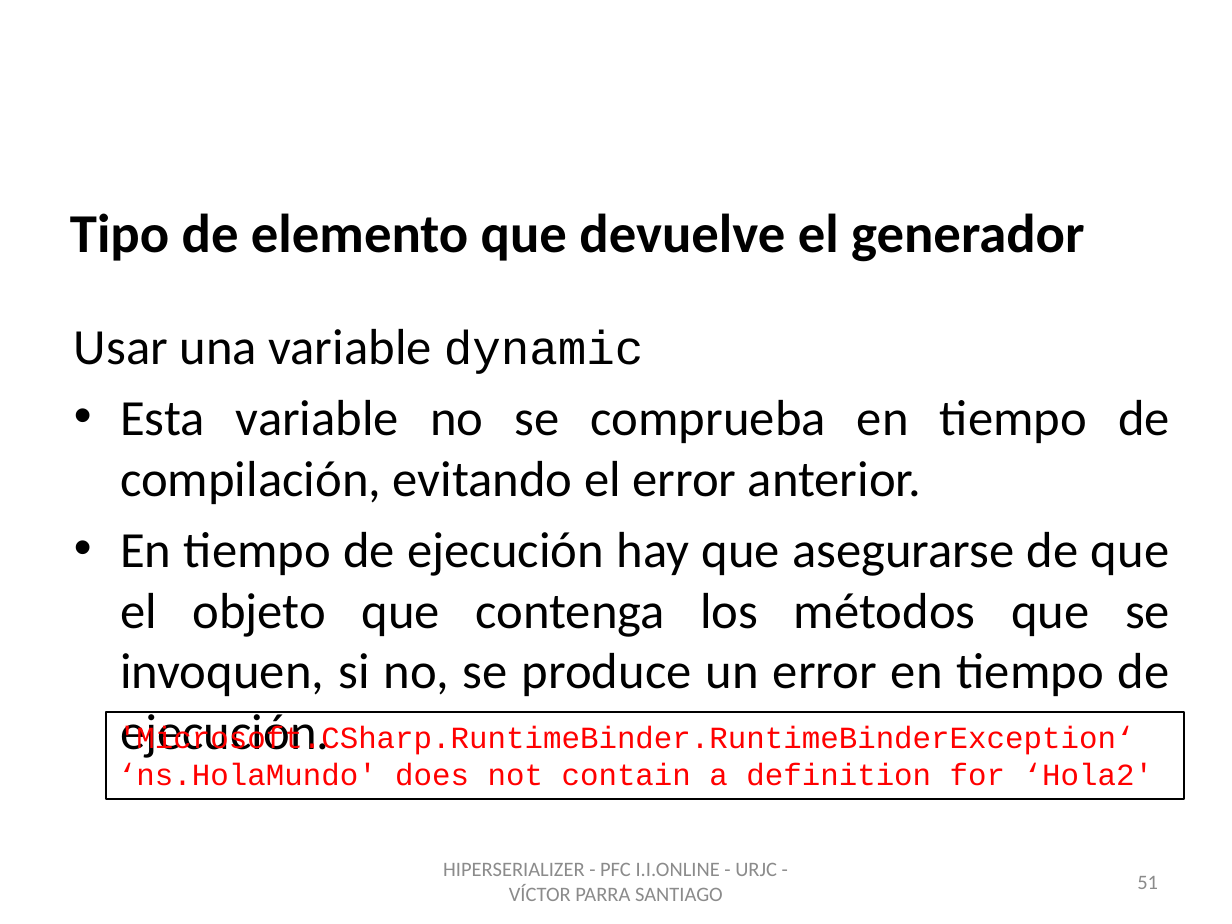
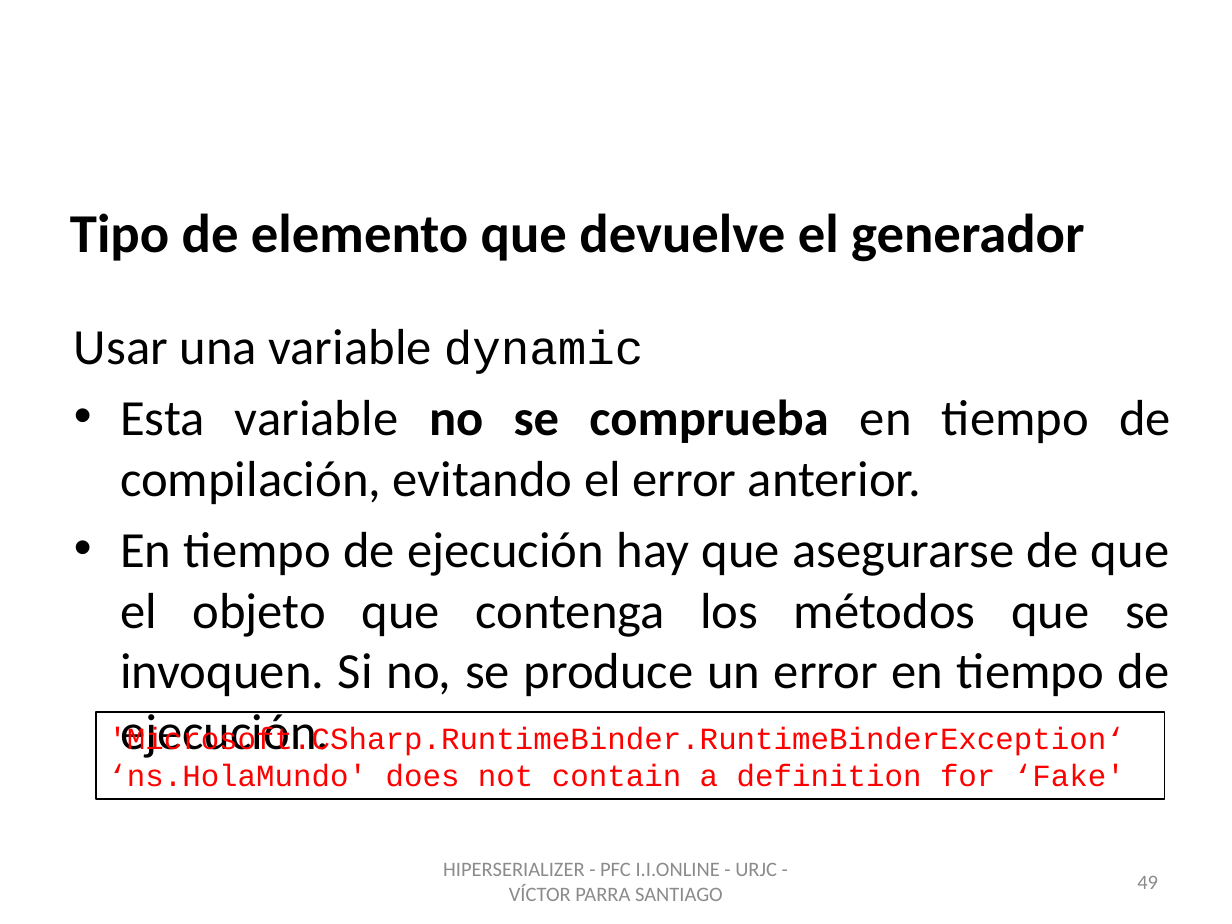
Before and after one commit to vitiparra/ProyectoFinDeCarrera, a slide deck: slide 49 of Memoria/PFC HiperSerializer OK.pptx (slide 51 before the commit). Drawn at 1232x924 pixels with LibreOffice and Linux fonts; fonts in the diff are those of the drawing; background and template pictures are left out. Boxes give left, top, right and bottom in pixels: in the first picture for what was removed or moved away, otherwise in the second. Text is boxed around its words. In the diff, an @@ line names an element or a change of style, - is before the commit and + after.

```diff
--- a/Memoria/PFC HiperSerializer OK.pptx
+++ b/Memoria/PFC HiperSerializer OK.pptx
@@ text at (120, 399, 1171, 504): bold on in "no se comprueba" @@
@@ text at (120, 532, 1170, 696): text changed @@
-• En tiempo de ejecución hay que asegurarse de que el objeto que contenga los métodos que se invoquen, si no, se produce un error en tiempo de ejecución.
+• En tiempo de ejecución hay que asegurarse de que el objeto que contenga los métodos que se invoquen. Si no, se produce un error en tiempo de ejecución.
@@ rectangle "'Microsoft.CSharp.RuntimeBinder.RuntimeBinderException‘": place and size @@
-rectangle "'Microsoft.CSharp.RuntimeBinder.RuntimeBinderException‘" at (106, 712, 1184, 800)
+rectangle "'Microsoft.CSharp.RuntimeBinder.RuntimeBinderException‘" at (96, 712, 1164, 800)
@@ text in rectangle at (108, 763, 1125, 787): text changed @@
-‘ns.HolaMundo' does not contain a definition for ‘Hola2'
+‘ns.HolaMundo' does not contain a definition for ‘Fake'
@@ page number at (1137, 876, 1158, 889): text changed @@
-51
+49
```
Also in this commit, not shown: 6 other slides changed, 5 slides added, 2 other files.
